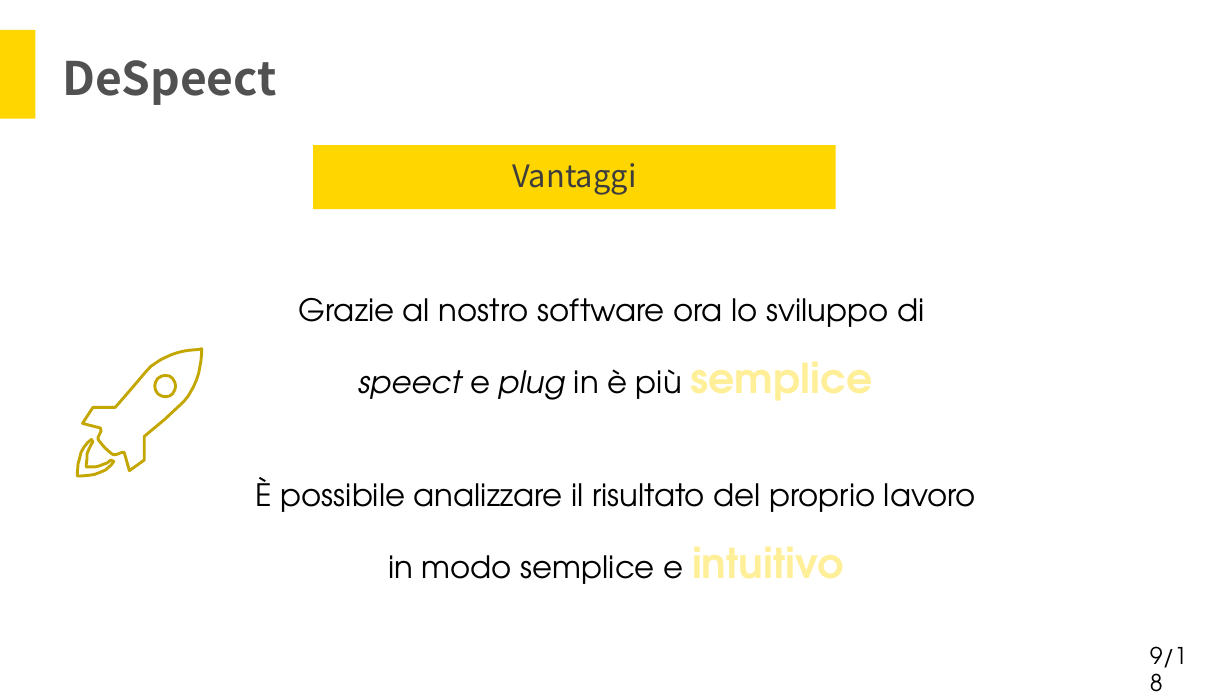
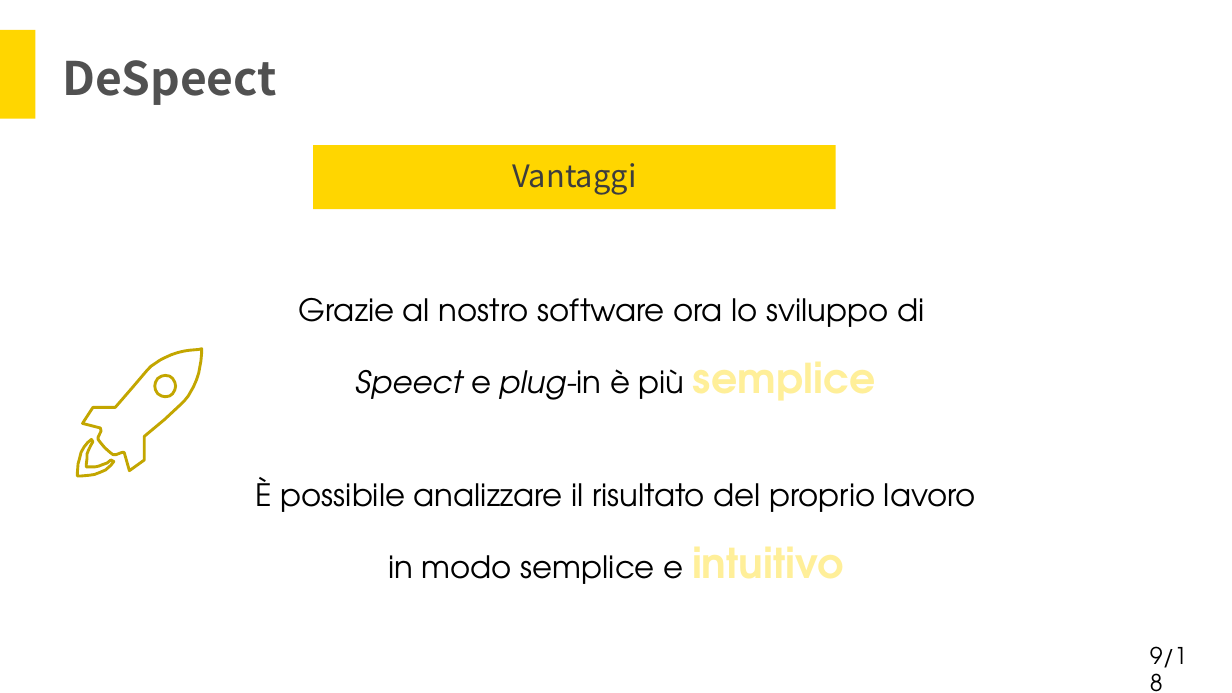
Before and after one commit to Italiaracerx/progettoSWE, a slide deck: slide 9 of Presentazioni/Presentazioni RA/Presentazione RA.pptx. Drawn at 1232x693 pixels with LibreOffice and Linux fonts; fonts in the diff are those of the drawing. Boxes give left, top, right and bottom in pixels: in the first picture for what was removed or moved away, otherwise in the second. Text is boxed around its words. In the diff, an @@ line names an element or a change of style, - is before the commit and + after.

```diff
--- a/Presentazioni/Presentazioni RA/Presentazione RA.pptx
+++ b/Presentazioni/Presentazioni RA/Presentazione RA.pptx
@@ text at (356,369,685,400): text changed @@
-speect e plug in è più semplice
+Speect e plug-in è più semplice
```
Also in this commit, not shown: 6 other slides changed, 1 slide added, 1 slide removed.
